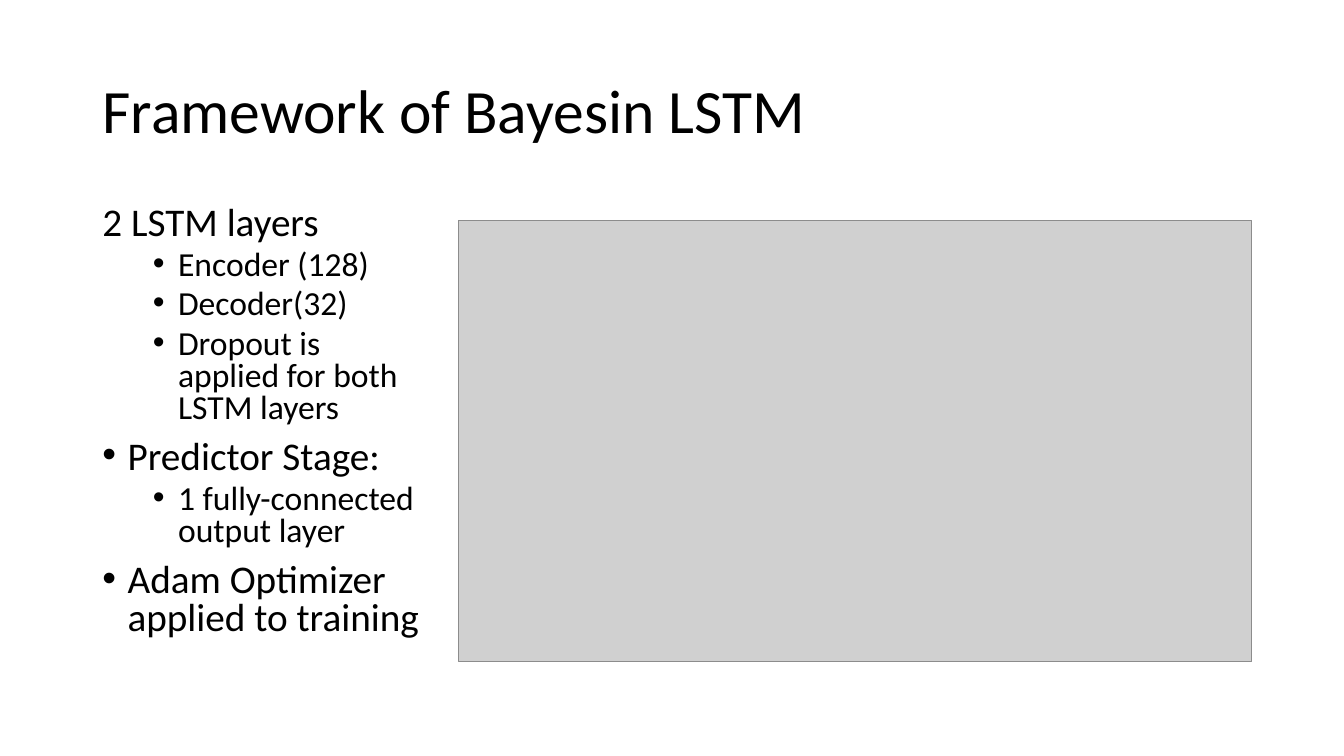
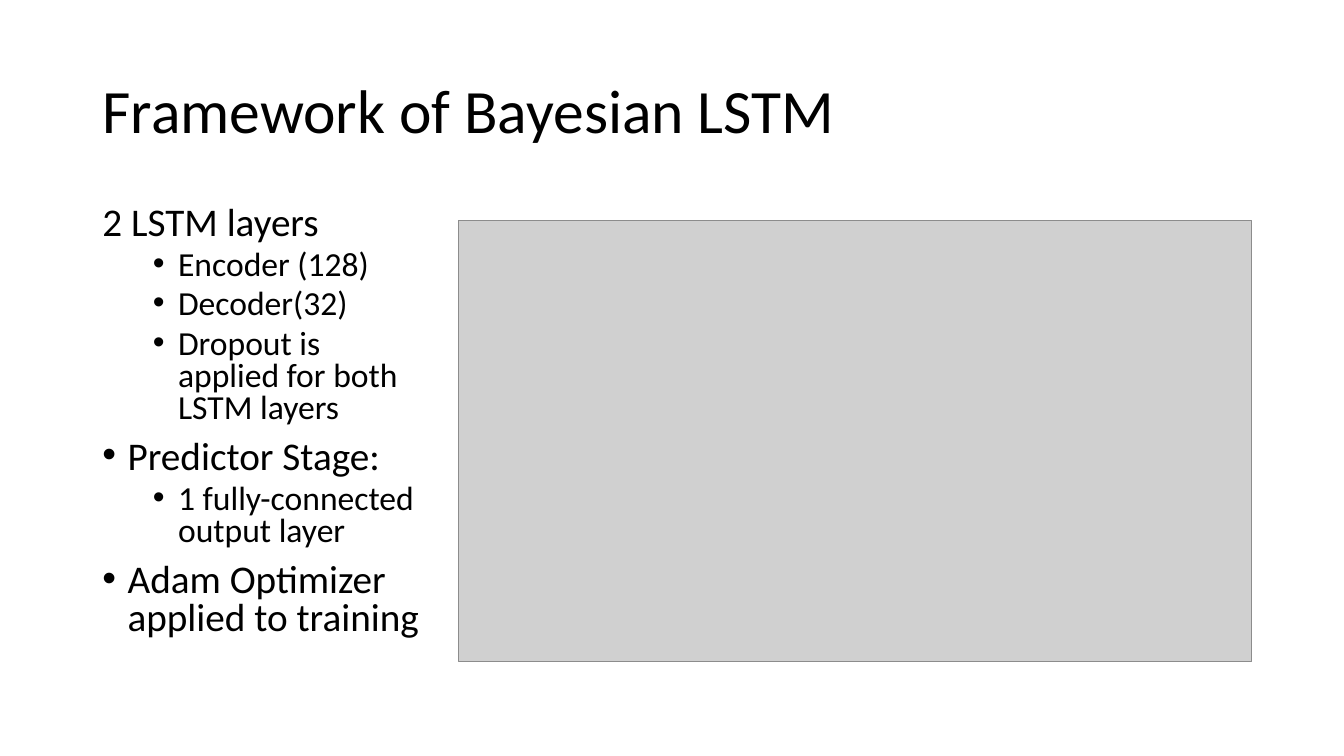
Before and after one commit to Dhrutic/An-ensemble-Deep-Neural-Net-approach-for-Value-at-Risk-Analysis, a slide deck: slide 9 of Presentation.pptx. Drawn at 1344x756 pixels with LibreOffice and Linux fonts; fonts in the diff are those of the drawing; grey boxes stand for pictures. Boxes give left, top, right and bottom in pixels: in the first picture for what was removed or moved away, otherwise in the second. Text is boxed around its words. In the diff, an @@ line names an element or a change of style, - is before the commit and + after.

```diff
--- a/Presentation.pptx
+++ b/Presentation.pptx
@@ title at <box>102,90,834,143</box>: text changed @@
-Framework of Bayesin LSTM
+Framework of Bayesian LSTM
```
Also in this commit, not shown: 4 other slides changed.
